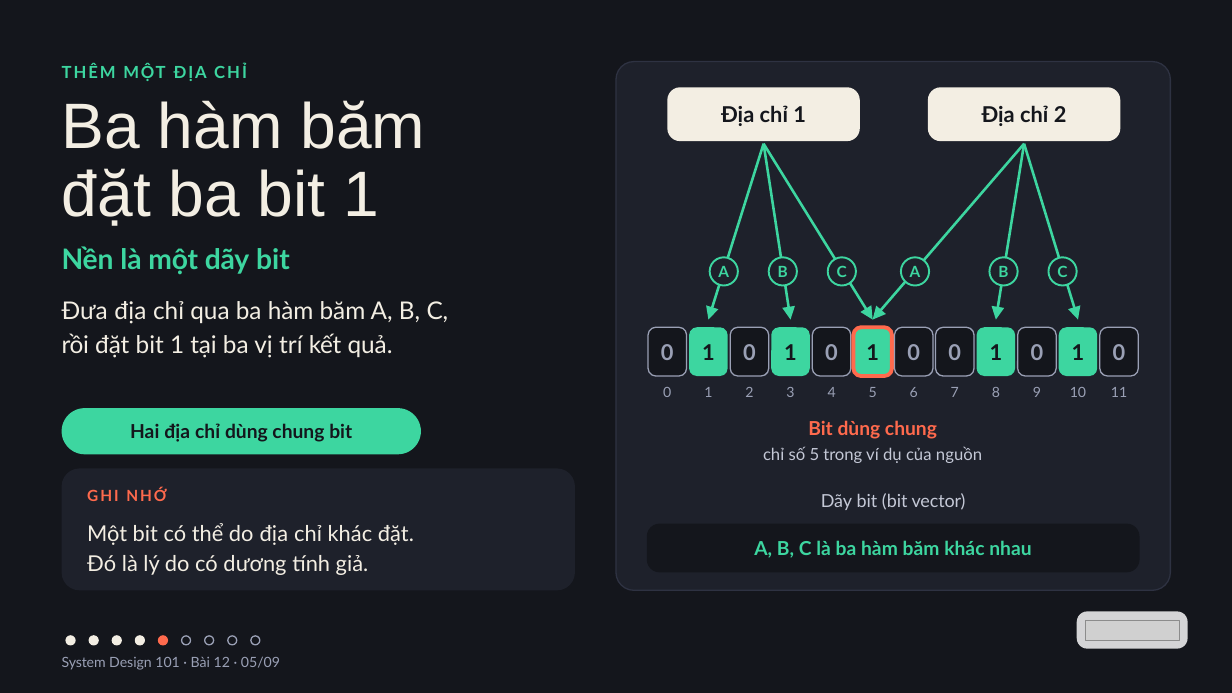
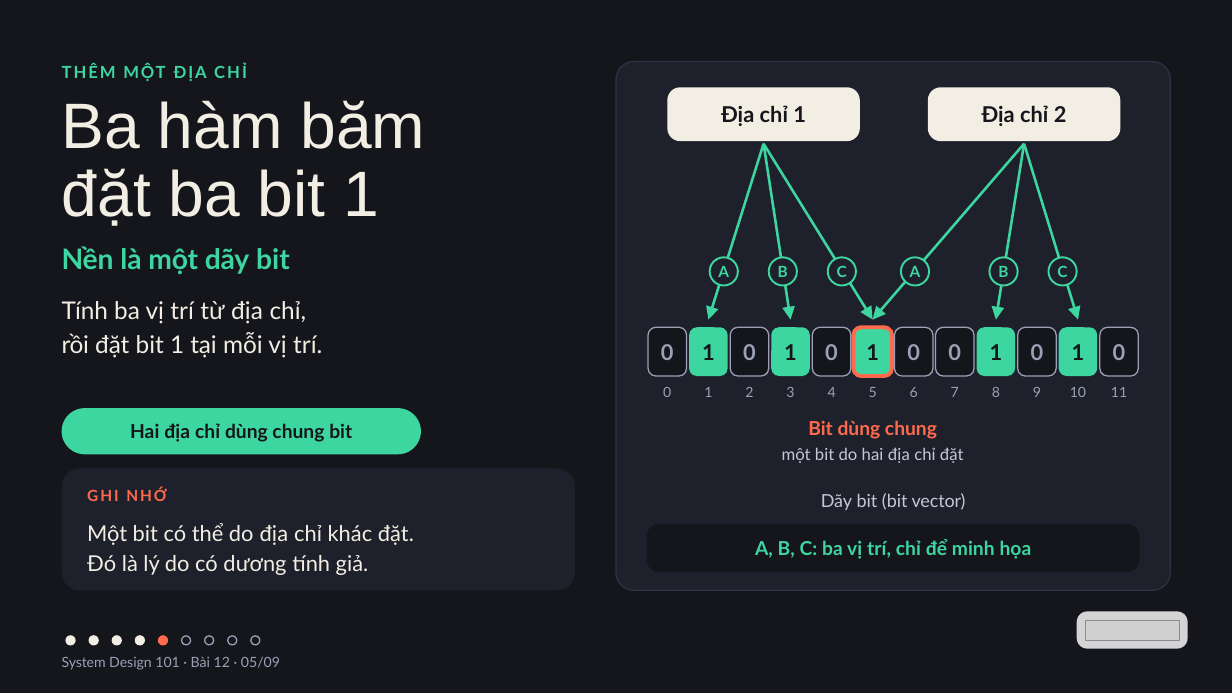
Before and after one commit to vohoailinh90/tool-marketing-studio, a slide deck: slide 5 of system-design-101/vi/lessons/sd-10-012/slides/sd-10-012.pptx. Drawn at 1232x693 pixels with LibreOffice and Linux fonts; fonts in the diff are those of the drawing; grey boxes stand for pictures. Boxes give left, top, right and bottom in pixels: in the first picture for what was removed or moved away, otherwise in the second. Text is boxed around its words. In the diff, an @@ line names an element or a change of style, - is before the commit and + after.

```diff
--- a/system-design-101/vi/lessons/sd-10-012/slides/sd-10-012.pptx
+++ b/system-design-101/vi/lessons/sd-10-012/slides/sd-10-012.pptx
@@ text at box(62, 301, 322, 358): text changed @@
-Đưa địa chỉ qua ba hàm băm A, B, C,
-rồi đặt bit 1 tại ba vị trí kết quả.
+Tính ba vị trí từ địa chỉ,
+rồi đặt bit 1 tại mỗi vị trí.
@@ text at box(782, 447, 964, 463): text changed @@
-chỉ số 5 trong ví dụ của nguồn
+một bit do hai địa chỉ đặt
@@ text in rounded rectangle at box(755, 539, 1032, 559): text changed @@
-A, B, C là ba hàm băm khác nhau
+A, B, C: ba vị trí, chỉ để minh họa
```
Also in this commit, not shown: 6 other slides changed, 4 other files.
